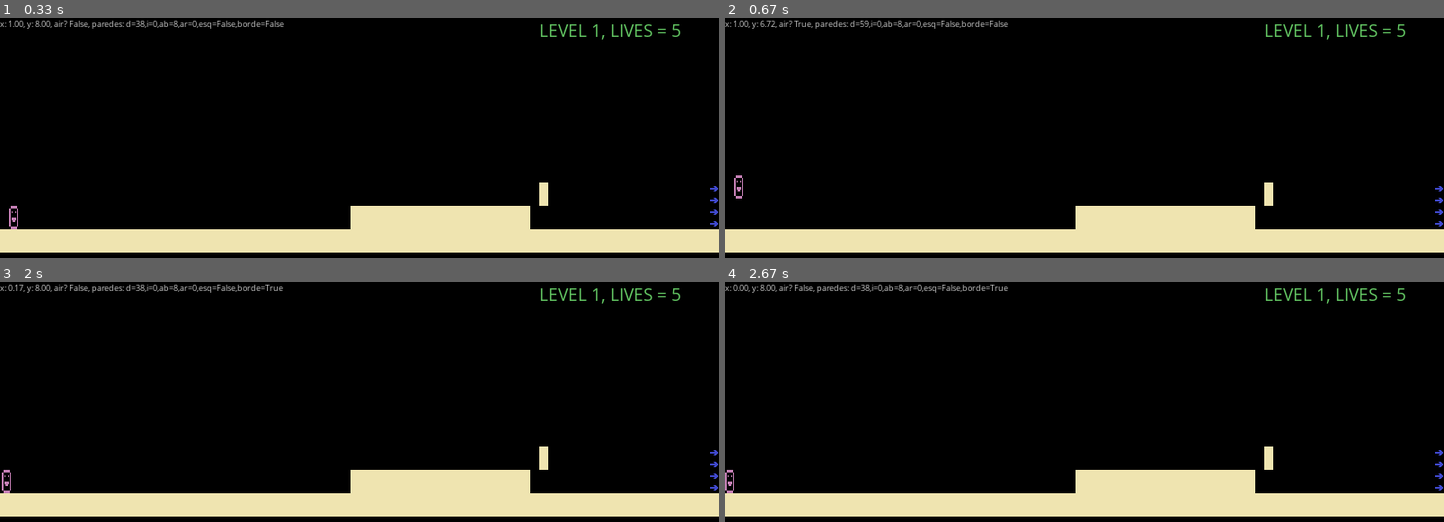
Above: before the commit, frames 1-4 (two rows, left to right).
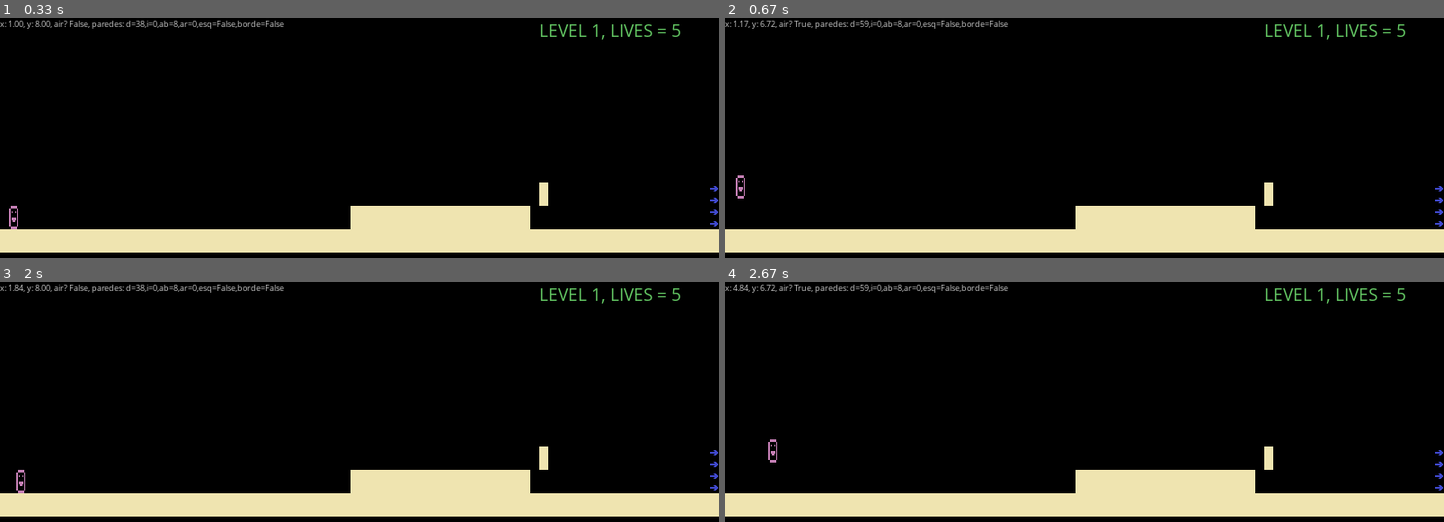
Above: after the commit, the same moments.

Repository: Poncho-dotnet/superfco
Game: pygame game, started from pygames/superfco/superfco.py
The game is run twice, just before and just after one commit, with the same random seed, the same clock (stepped at 60 frames per second) and the same inputs.
Inputs:
- Up to frame 1 (0.33 s): no input
- Up to frame 2 (0.67 s): hold 8 from 0.33 s (still down); hold D from 0.33 s (still down)
- Up to frame 3 (2 s): release 8 at 0.8 s; release D at 0.8 s; hold 7 0.83-1.3 s; hold D 0.83-1.3 s; tap 4 at 0.98 s; hold 2 1.33-1.8 s; hold D 1.33-1.8 s; tap 8 at 1.48 s; hold D from 1.83 s (still down); tap 6 at 1.98 s
- Up to frame 4 (2.67 s): release D at 2.3 s; hold W 2.33-2.63 s; tap 4 at 2.48 s

Frame 1 is identical in both runs. In frame 2, 0.1% of the frame differs, in the area x 1-4%, y 1-76%; in frame 3, 0.2%; in frame 4, 0.6%, in the area x 0-39%, y 1-89%.

Commit message:
adding support for AWSD movement

Diff:
--- a/pygames/superfco/superfco.py
+++ b/pygames/superfco/superfco.py
@@ -128,29 +128,29 @@
             player.hspeed=0
             player.vspeed=0
 
-        if keys[pygame.K_KP6]:
+        if keys[pygame.K_KP6] or keys[pygame.K_d]:
             if isdiving:
                 player.move_lat(0.5, ticks)
             elif tienepiso:
                 player.move_lat(1, ticks)
-        if keys[pygame.K_KP4]:
+        if keys[pygame.K_KP4] or keys[pygame.K_a]:
             if isdiving:
                 player.move_lat(-0.5, ticks)
             elif tienepiso:
                 player.move_lat(-1, ticks)
 
-        if keys[pygame.K_KP8]:
+        if keys[pygame.K_KP8] or keys[pygame.K_w]:
             if paredescercanas.abajo == player.posy:
                 player.jump(ticks)
                 player.hspeed = 0
             elif tienesustento or isdiving:
                 player.move_vert(-1, ticks)
-        if keys[pygame.K_KP2] and tienesustento:
+        if (keys[pygame.K_KP2] or keys[pygame.K_s]) and tienesustento:
             player.move_vert(1, ticks)
 
-        if keys[pygame.K_KP9] and tienepiso and player.posx < paredescercanas.derecha:
+        if (keys[pygame.K_KP9] or keys[pygame.K_e]) and tienepiso and player.posx < paredescercanas.derecha:
             player.jump_lat(1, ticks)
-        if keys[pygame.K_KP7] and tienepiso and player.posx > paredescercanas.izquierda:
+        if (keys[pygame.K_KP7] or keys[pygame.K_q]) and tienepiso and player.posx > paredescercanas.izquierda:
             player.jump_lat(-1, ticks)
 
         # grabbing oxygen tank
@@ -250,7 +250,7 @@
     Goal.images = [goal_img]
 
     player_img = load_image(PLAYER_IMG)
-    Player.images = [player_img, pygame.transform.scale(player_img, (SCREENRECT.width / COLUMNS, SCREENRECT.height / ROWS / 2))]
+    Player.images = [player_img, pygame.transform.scale(player_img, (round(SCREENRECT.width / COLUMNS), round(SCREENRECT.height / ROWS / 2)))]
 
     # global vars
     currentlvl = 1
--- /dev/null
+++ b/pyproject.toml
@@ -0,0 +1,15 @@
+[tool.poetry]
+name = "repl_python3_superfco"
+version = "0.1.0"
+description = ""
+authors = ["Poncho-dotnet <<>>"]
+
+[tool.poetry.dependencies]
+python = "^3.8"
+pygame = "^2.1.2"
+
+[tool.poetry.dev-dependencies]
+
+[build-system]
+requires = ["poetry-core>=1.0.0"]
+build-backend = "poetry.core.masonry.api"
Not shown, added: .replit
Not shown, added: poetry.lock
